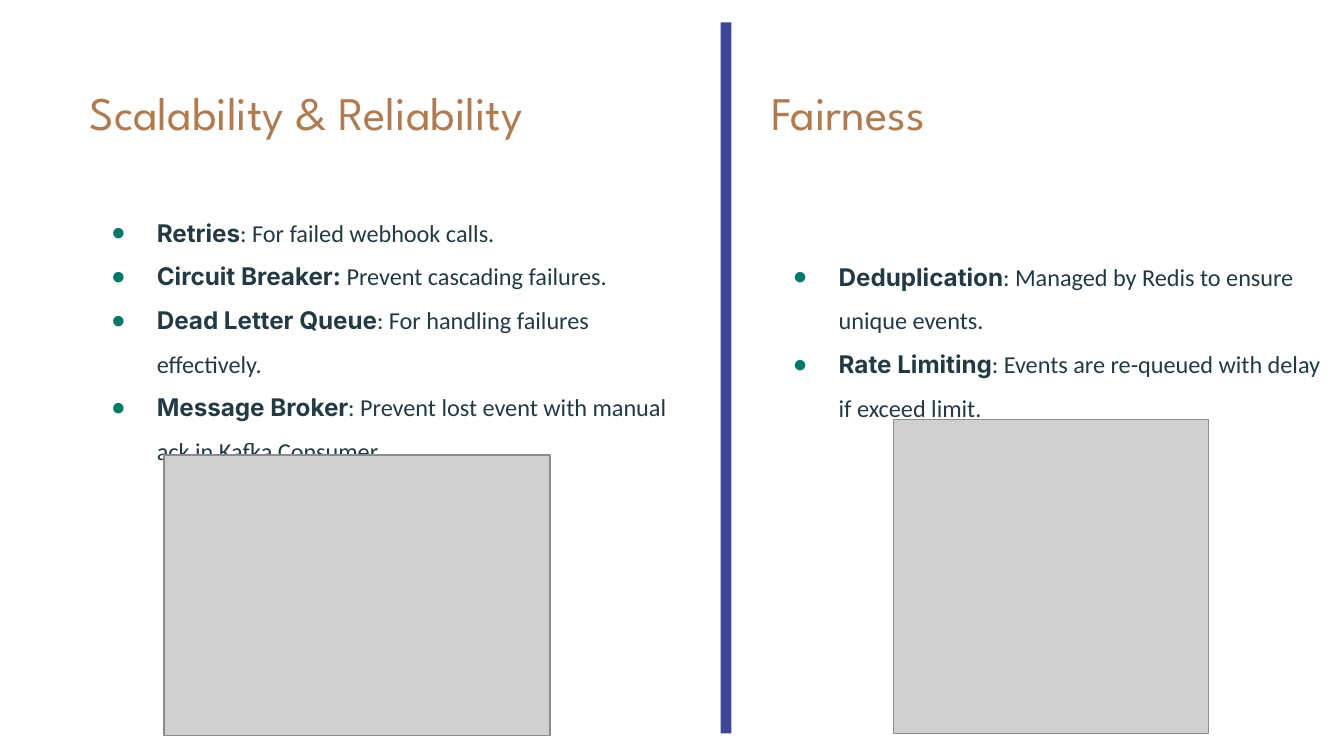
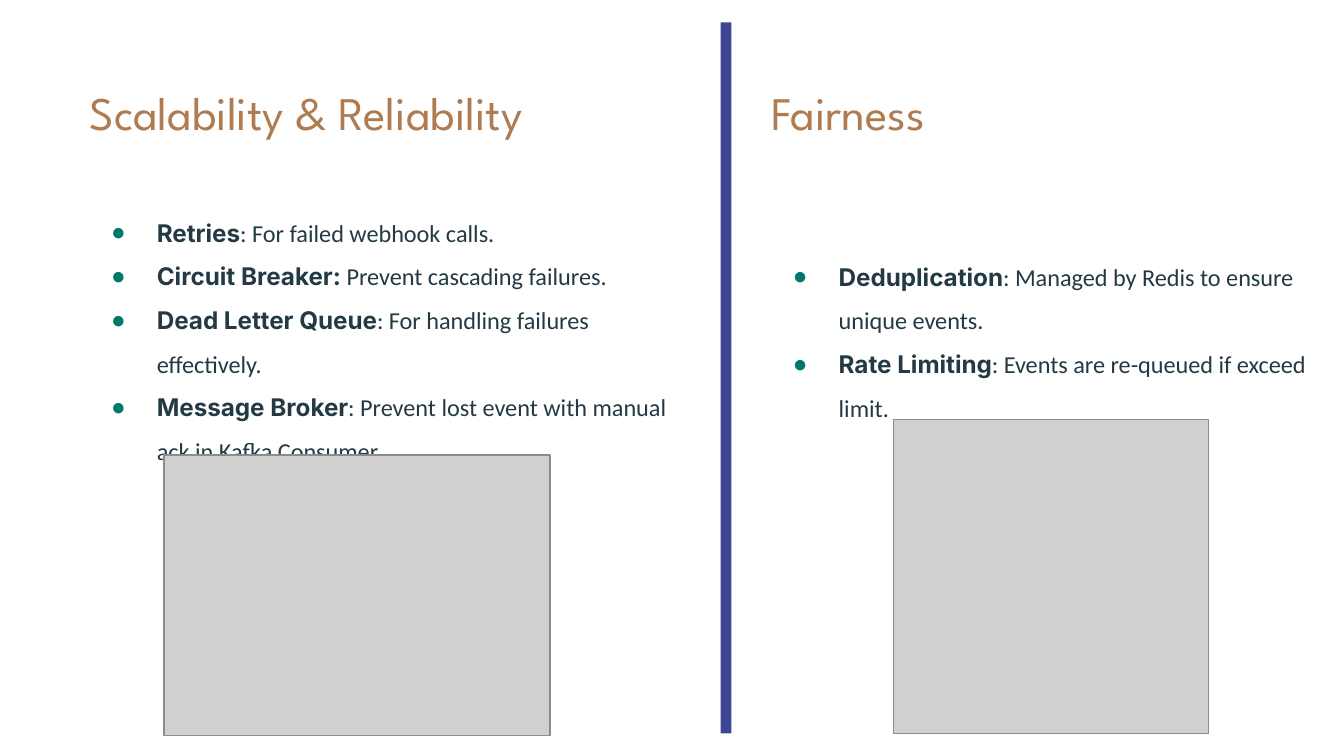
Before and after one commit to long-lehoang/event-processing-fairness, a slide deck: slide 5 of docs/Webhook Notifier Event Processing Solution.pptx. Drawn at 1344x756 pixels with LibreOffice and Linux fonts; fonts in the diff are those of the drawing; grey boxes stand for pictures. Boxes give left, top, right and bottom in pixels: in the first picture for what was removed or moved away, otherwise in the second. Text is boxed around its words. In the diff, an @@ line names an element or a change of style, - is before the commit and + after.

```diff
--- a/docs/Webhook Notifier Event Processing Solution.pptx
+++ b/docs/Webhook Notifier Event Processing Solution.pptx
@@ text at (x1=839, y1=354, x2=1306, y2=417): text changed @@
-● Rate Limiting: Events are re-queued with delay if exceed limit.
+● Rate Limiting: Events are re-queued if exceed limit.
```
Also in this commit, not shown: 1 other slide changed, 17 other files.
